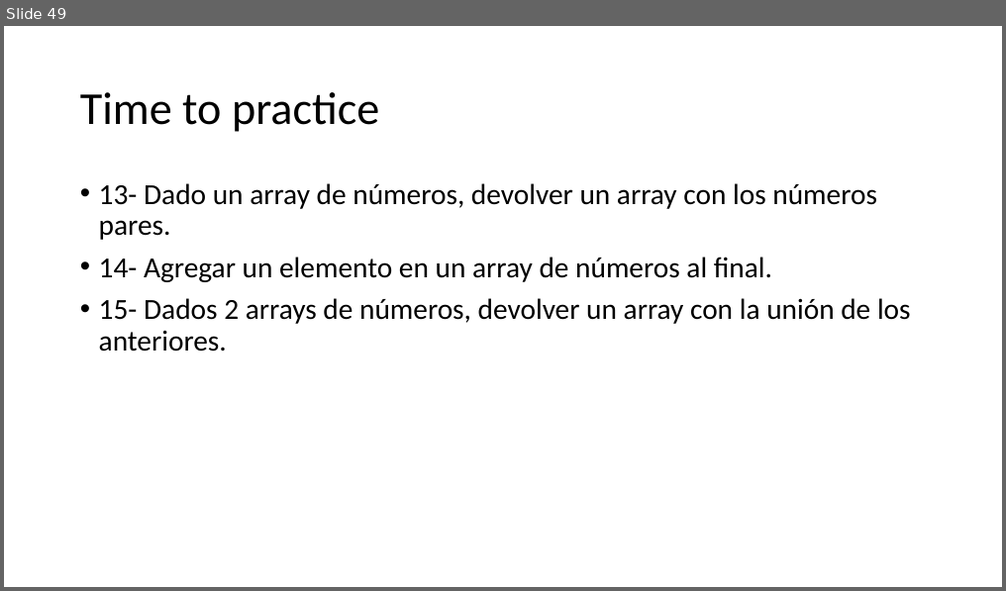
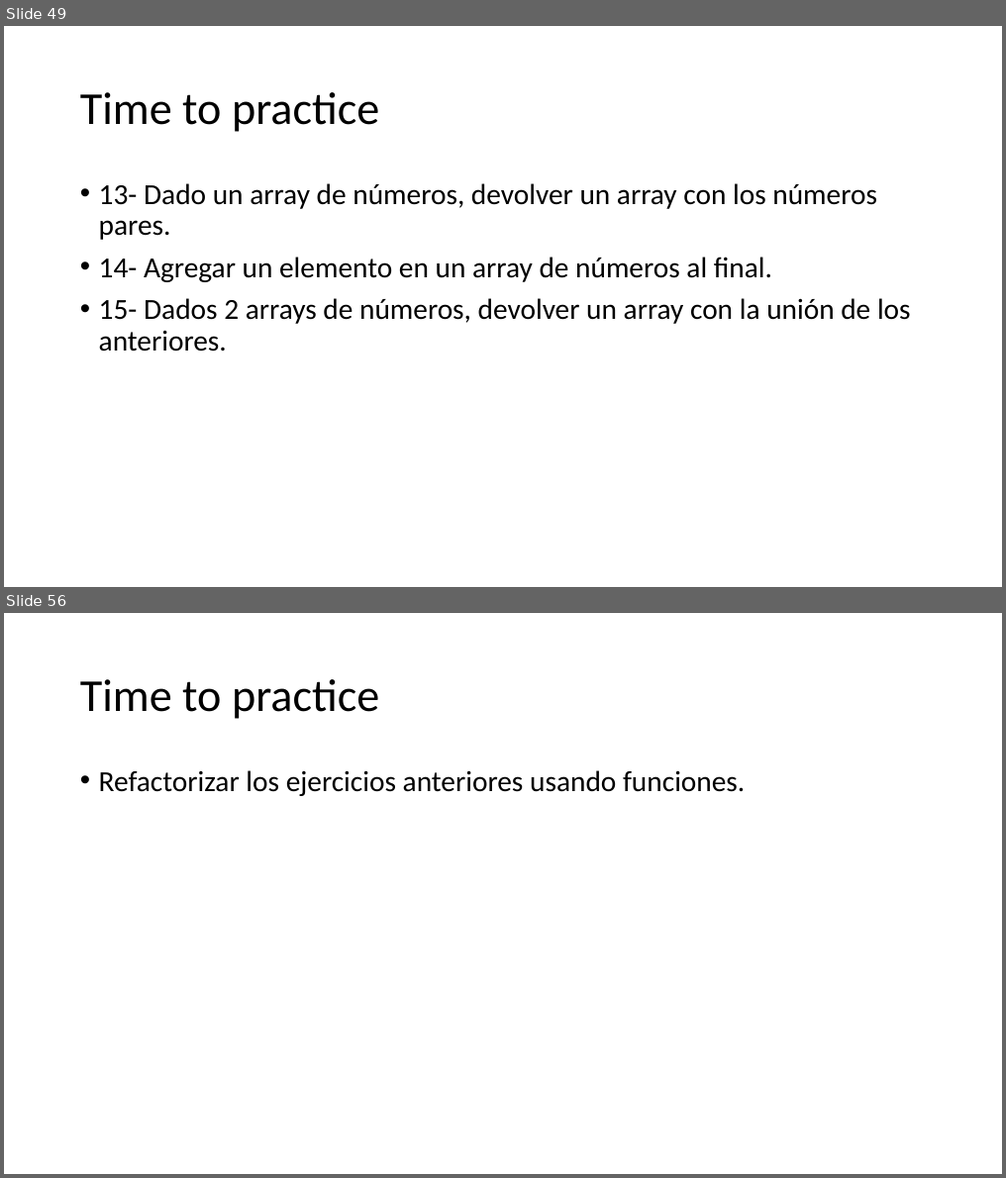
Before and after one commit to SarutobiKonohamaru/js_full_course, a slide deck: Presentacion.pptx. Shown one above the other, each under a label of ours: slide 49 before the commit, slides 49 and 56 after it; the slides between them are not shown. The pictures are 1006x591 and 1006x1178 pixels, drawn with LibreOffice and Linux fonts; fonts in the diff are those of the drawing. Boxes give left, top, right and bottom in pixels: in the first picture for what was removed or moved away, otherwise in the second. Text is boxed around its words. In the diff, an @@ line names an element or a change of style, - is before the commit and + after.

```diff
--- a/Presentacion.pptx
+++ b/Presentacion.pptx
@@ slide 56 added at bbox=[4, 613, 1002, 1174], background #FFFFFF @@
@@ title added at bbox=[80, 679, 379, 719], 44 pt, text #000000 @@
+Time to practice
@@ text added at bbox=[99, 770, 745, 796], 28 pt, text #000000 @@
+• Refactorizar los ejercicios anteriores usando funciones.
```
Also in this commit, not shown: 6 other slides added.
